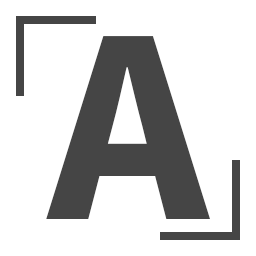
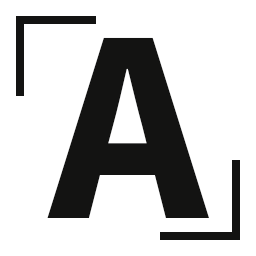
Two versions of the same layered image (w=256, h=256). Layer-by-layer changes:
painted on "A" over [46, 36, 210, 219]
painted on "Line 4" over [160, 232, 240, 240]
painted on "Line 3" over [232, 160, 240, 240]
painted on "Line 2" over [16, 16, 24, 96]
painted on "Line 1" over [16, 16, 96, 24]
renamed "Background" to "Layer 0", moved it above "Layer 1" over [16, 16, 240, 240]
